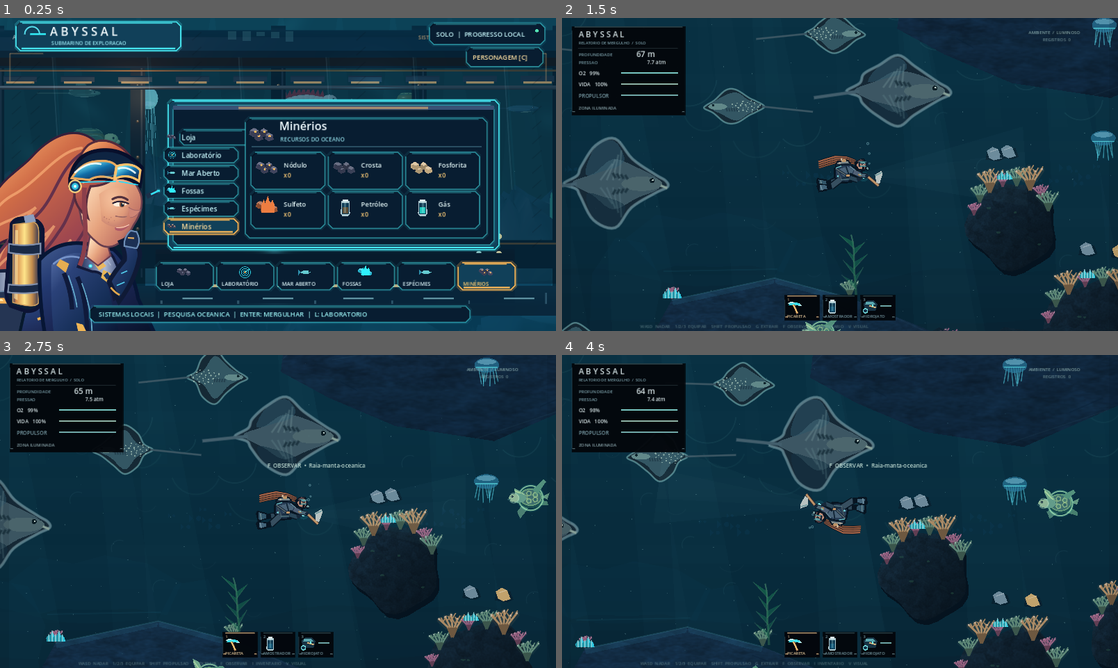
Above: before the commit, frames 1-4 (two rows, left to right).
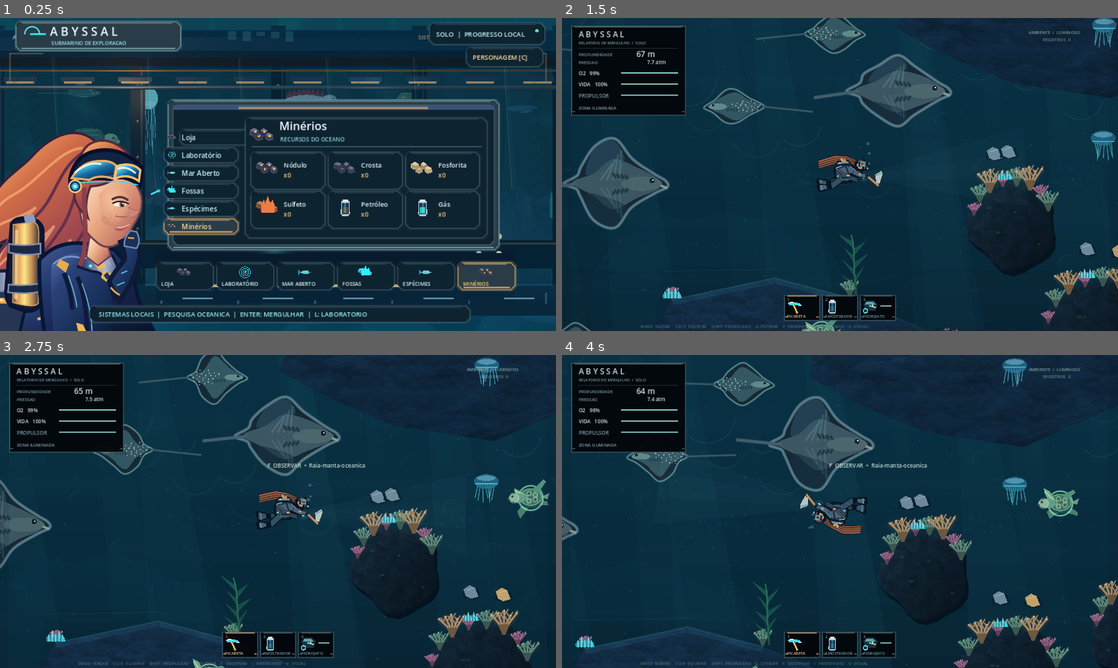
Above: after the commit, the same moments.

Repository: Esaneto/Abyssal-Godot
Game: Godot game, scene res://scenes/main.tscn
Same seed, same stepped clock (60 frames per second), same inputs: the game is played once before the commit and once after it.
Inputs (mouse positions are in pixels of both pictures, inside the frame that each line leads up to):
- Up to frame 1 (0.25 s): no input
- Up to frame 2 (1.5 s): tap Enter at 0.5 s; move the mouse to (962, 158) at 0.52 s; hold D (move_right) 0.53-1.25 s; hold Shift (boost) 0.53-1.25 s; click (962, 158) at 0.67 s; tap Space at 0.77, 1.07 s; drag from (728, 190) to (812, 237) at 1.27 s
- Up to frame 3 (2.75 s): move the mouse to (333, 442) at 2.02 s; hold D (move_right) from 2.03 s (still down); tap C at 2.1 s
- Up to frame 4 (4 s): release D (move_right) at 2.75 s; drag from (812, 574) to (673, 464) at 2.77 s; move the mouse to (1006, 558) at 3.52 s; hold A (move_left) from 3.53 s (still down); tap 6 at 3.6 s; tap Space at 3.77 s

The runs differ from the first frame. In frame 1, 8.1% of the frame differs, in the area x 2-99%, y 0-98%; in frame 2, 0.4%; in frame 3, 0.4%; in frame 4, 0.4%.

Commit message:
Retone interface from bright cyan tech panels to subdued steel and weathered bronze

Diff:
--- a/scripts/abyss_hud_immersive.gd
+++ b/scripts/abyss_hud_immersive.gd
@@ -12,9 +12,10 @@
 
 static func _frame(c: CanvasItem, rect: Rect2, chosen: bool = false) -> void:
 	c.draw_rect(rect,Color(0.006,0.013,0.026,0.77))
+	c.draw_rect(rect,Color(0.34,0.46,0.49,0.62),false,1.0,true)
 	c.draw_rect(Rect2(rect.position+Vector2(2,2),rect.size-Vector2(4,4)),PANEL)
 	c.draw_line(rect.position+Vector2(8,2),rect.position+Vector2(rect.size.x-8,2),
-		BRASS if chosen else Color(0.34,0.49,0.52,0.45),1.6,true)
+		BRASS if chosen else Color(0.47,0.60,0.59,0.53),1.6,true)
 	c.draw_line(rect.position+Vector2(1,12),rect.position+Vector2(1,rect.size.y-9),
 		Color(0.19,0.31,0.37,0.54),1.0,true)
 	for sign in [0.0,1.0]:
--- a/scripts/ui_art_primitives.gd
+++ b/scripts/ui_art_primitives.gd
@@ -1,10 +1,10 @@
 extends RefCounted
 ## Art primitives shared by the cabin and the sea. No fullscreen screenshots.
 ## Geometry is drawn per frame; item counts and action state come from game data.
-const CYAN := Color("#46e8f2")
-const BLUE := Color("#067eaf")
-const GOLD := Color("#ffba57")
-const WHITE := Color("#e8fbff")
+const CYAN := Color("#648f98")
+const BLUE := Color("#355773")
+const GOLD := Color("#c49c66")
+const WHITE := Color("#d6e0dd")
 const INK := Color("#030e20")
 
 static func poly(c: CanvasItem, coords: Array, color: Color) -> void:
@@ -36,12 +36,12 @@
 static func panel(c: CanvasItem, area: Rect2, selected: bool = false, warm: bool = false) -> void:
 	var trim := GOLD if warm else CYAN
 	poly(c, Array(chamfer(area.grow(4))), Color(trim.r, trim.g, trim.b, 0.07 if not selected else 0.23))
-	poly(c, Array(chamfer(area)), Color("#061728") if not selected else Color("#123547"))
-	poly(c, Array(chamfer(area.grow(-2.0))), Color("#081d31") if not selected else Color("#114059"))
+	poly(c, Array(chamfer(area)), Color("#101a29") if not selected else Color("#302b2d"))
+	poly(c, Array(chamfer(area.grow(-2.0))), Color("#0e2330") if not selected else Color("#293c48"))
 	var ring := chamfer(area)
-	c.draw_polyline(ring, Color(trim.r, trim.g, trim.b, 0.48 if not selected else 0.93), 1.6, true)
+	c.draw_polyline(ring, Color(trim.r, trim.g, trim.b, 0.35 if not selected else 0.80), 1.6, true)
 	c.draw_line(area.position + Vector2(15, 3), area.position + Vector2(area.size.x - 20, 3),
-		Color(trim.r, trim.g, trim.b, 0.35 if not selected else 0.88), 1.2, true)
+		Color(trim.r, trim.g, trim.b, 0.25 if not selected else 0.75), 1.2, true)
 	if selected:
 		c.draw_line(area.position + Vector2(13, area.size.y - 5),
 			area.position + Vector2(area.size.x - 13, area.size.y - 5), trim, 2.3, true)
